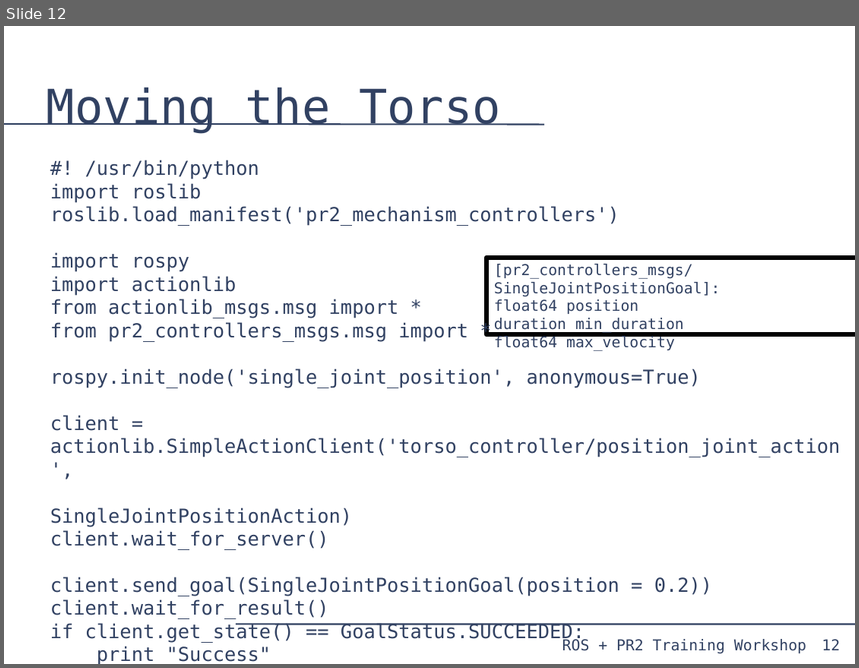
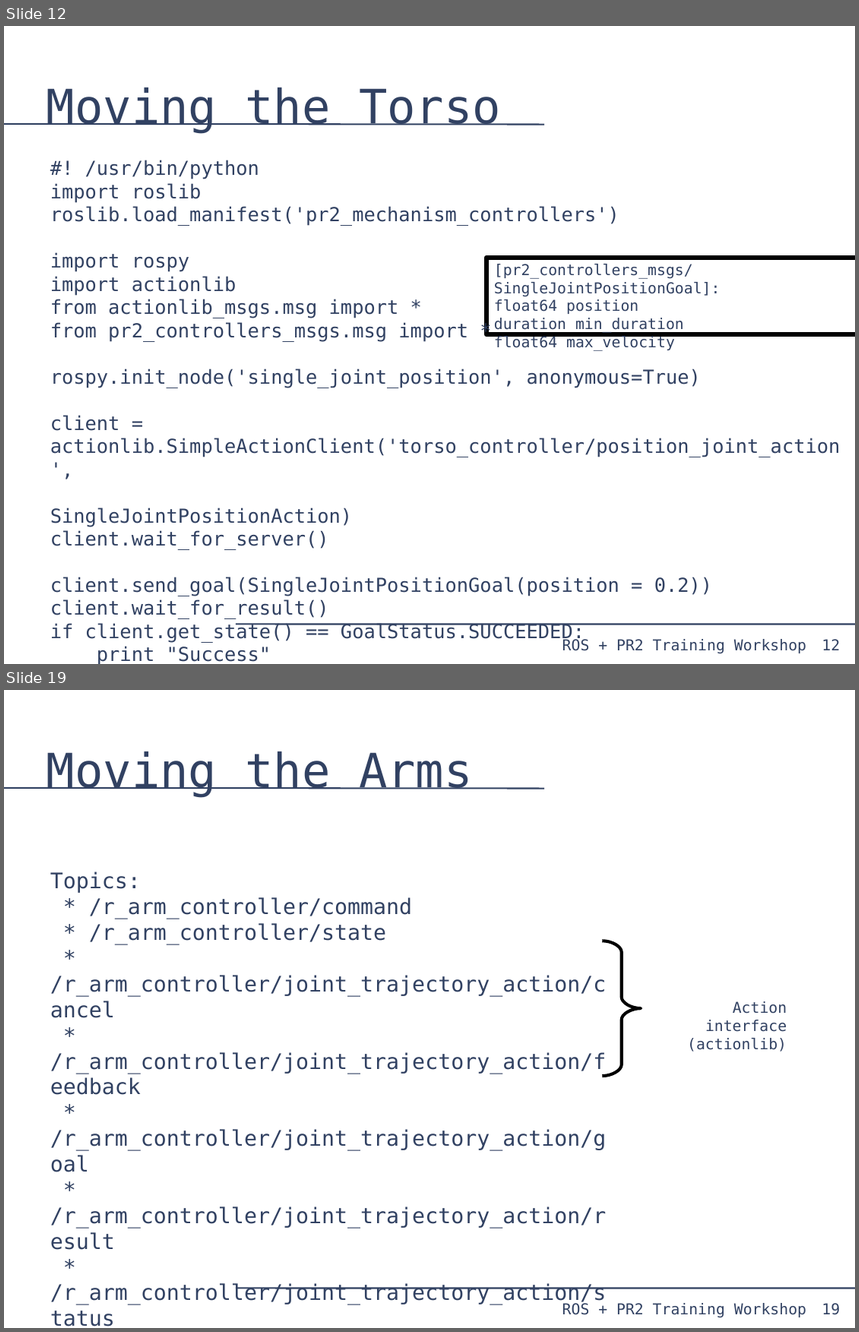
Before and after one commit to PR2/pr2_docs, a slide deck: pr2_training_workshop/moving_mechanism/slides.odp. Shown one above the other, each under a label of ours: slide 12 before the commit, slides 12 and 19 after it; the slides between them are not shown. The pictures are 859x668 and 859x1332 pixels, drawn with LibreOffice and Linux fonts; fonts in the diff are those of the drawing. Boxes give left, top, right and bottom in pixels: in the first picture for what was removed or moved away, otherwise in the second. Text is boxed around its words. In the diff, an @@ line names an element or a change of style, - is before the commit and + after.

Commit message:
moving the mechanism: gripper, head, and arm

```diff
--- a/pr2_training_workshop/moving_mechanism/slides.odp
+++ b/pr2_training_workshop/moving_mechanism/slides.odp
@@ slide 19 added at [4, 690, 855, 1328], background #FFFFFF; not listed: 4 template elements that a slide beside it also shows @@
@@ title added at [47, 752, 472, 797], 44 pt, text #314162 @@
+Moving the Arms
@@ text added at [50, 872, 607, 1306], 20 pt, text #314162 @@
+Topics:
+* /r_arm_controller/command
+* /r_arm_controller/state
+* /r_arm_controller/joint_trajectory_action/cancel
+* /r_arm_controller/joint_trajectory_action/feedback
+* /r_arm_controller/joint_trajectory_action/goal
+* /r_arm_controller/joint_trajectory_action/result
+* /r_arm_controller/joint_trajectory_action/status
@@ freeform shape added at [603, 941, 641, 1076], outline #000000 2.89 pt @@
@@ text added at [687, 1002, 787, 1052], 14 pt, text #314162 @@
+Action interface
+(actionlib)
```
Also in this commit, not shown: 10 other slides added.
